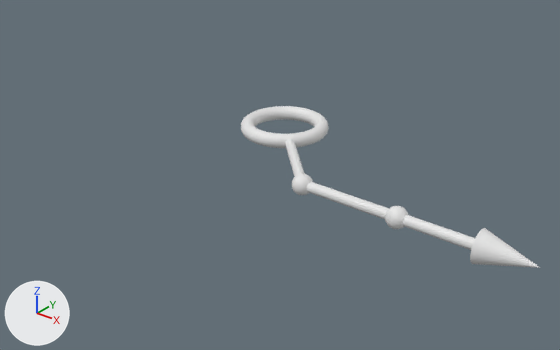
The OBJ model Assets/Modules/Azure/Assets/Arrows/Arrow-122.obj as it was, and as the next commit left it.
The view is the same before and after, from a 50 mm lens placed at (4.82, -6.11, 3.18), pointed at (0.24, -0.38, -0.37). Arrows for +X, +Y and +Z are at lower left; the lights stay in place. Where no turn or scale is listed for an object, it has been applied to the vertices. Vertices at the same position are counted once.

Objects in the first picture: 'Arrow-122'.
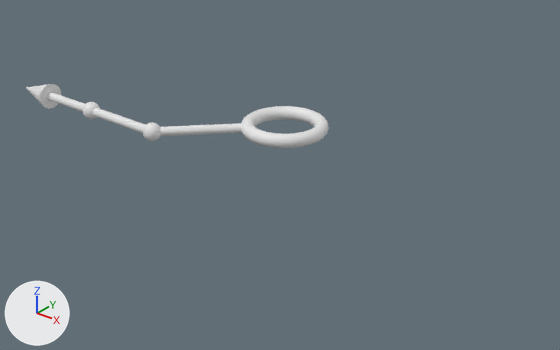
Changed parts and their boxes [x1, y1, x2, y2] in the pictures (560 x 350 px; the box of a moved part takes in the faces that stretch with it):
```json
{"object": "Arrow-122", "change": "reshaped", "before": [241, 106, 540, 268], "after": [26, 84, 329, 148], "on screen": "60% shorter"}
{"part": 1, "of": "me_arrow_122", "change": "moved or reshaped", "before": [285, 139, 475, 250], "after": [47, 92, 242, 136]}
{"part": 2, "of": "me_arrow_122", "change": "moved or reshaped", "before": [470, 228, 540, 268], "after": [26, 84, 61, 109]}
{"part": 3, "of": "me_arrow_122", "change": "added", "after": [143, 122, 161, 141]}
{"part": 4, "of": "me_arrow_122", "change": "added", "after": [82, 102, 100, 119]}
{"part": 5, "of": "me_arrow_122", "change": "deleted", "before": [385, 206, 408, 229]}
{"part": 6, "of": "me_arrow_122", "change": "deleted", "before": [292, 174, 313, 195]}
```

Scene script edits in JSON lines:
```json
{"block": "me_arrow_122", "where": "# used by ob_arrow_122; location = (0.0, 0.0, 0.0)"}
{"op": "remove", "block": "me_arrow_122", "code": "me_arrow_122.from_pydata(...)  # 3235 vertices, 3142 faces; spans x -0.47..3.25, y -1.15..0.47, z -0.15..0.15"}
{"op": "add", "block": "me_arrow_122", "code": "me_arrow_122.from_pydata(...)  # 3233 vertices, 3142 faces; spans x -3.25..0.47, y -1.15..0.47, z -0.15..0.15"}
{"block": "me_arrow_122", "change": "me_arrow_122 part 1: the loose piece of 158 vertices spanning x 0.25..3.0, y -1.05..-0.25, z -0.05..0.05 is turned -180 degrees about the y axis through the mesh origin"}
{"block": "me_arrow_122", "change": "me_arrow_122 part 2: the loose piece of 33 vertices spanning x 2.75..3.25, y -1.15..-0.85, z -0.15..0.15 is turned -180 degrees about the y axis through the mesh origin"}
{"block": "me_arrow_122", "change": "me_arrow_122 part 3: a new loose piece of 1009 vertices spanning x -1.1..-0.9, y -1.1..-0.9, z -0.1..0.1"}
{"block": "me_arrow_122", "change": "me_arrow_122 part 4: a new loose piece of 1009 vertices spanning x -2.1..-1.9, y -1.1..-0.9, z -0.1..0.1"}
{"block": "me_arrow_122", "change": "me_arrow_122 part 5: the loose piece of 1010 vertices spanning x 1.9..2.1, y -1.1..-0.9, z -0.1..0.1 is deleted"}
{"block": "me_arrow_122", "change": "me_arrow_122 part 6: the loose piece of 1010 vertices spanning x 0.9..1.1, y -1.1..-0.9, z -0.1..0.1 is deleted"}
```
